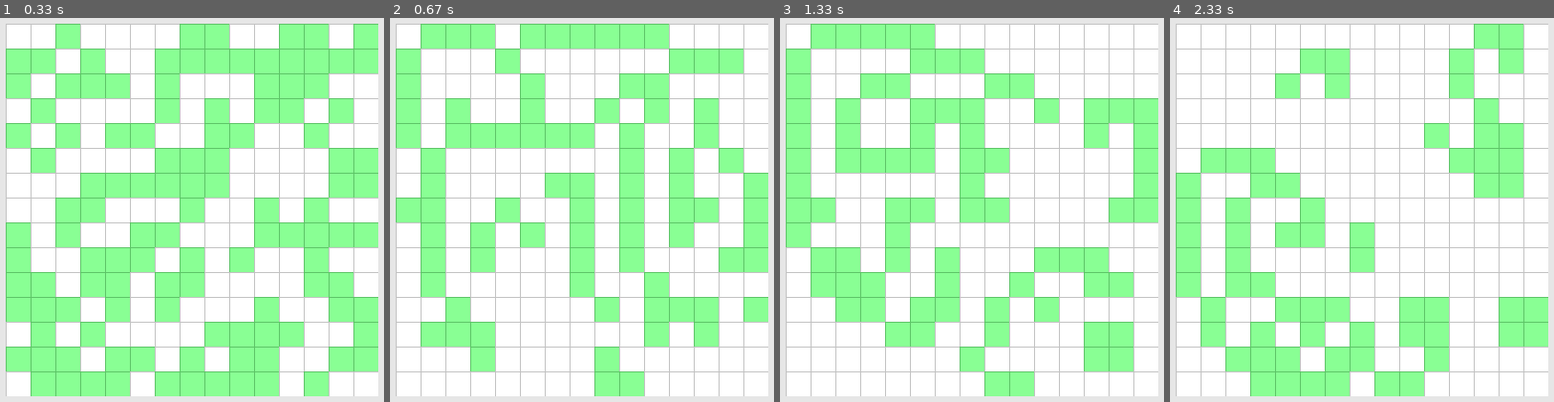
Above: before the commit, frames 1-4 (left to right).
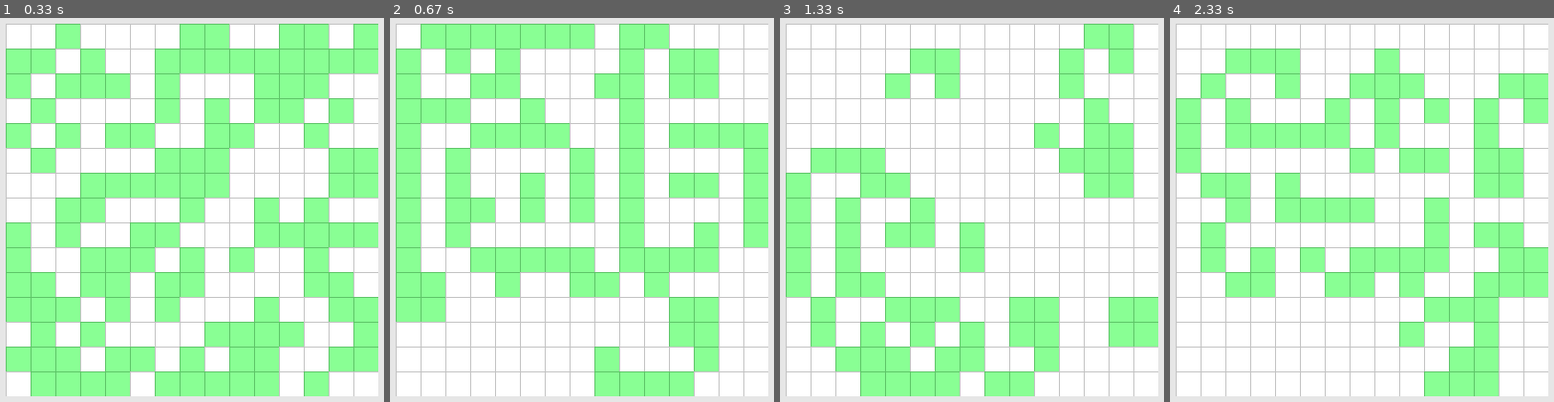
Above: after the commit, the same moments.

Repository: jeffreyruoss/Python-Pygame-Conway-s
Game: pygame game, started from game.py
Two runs of this game, one before a commit and one after it. Both use one fixed random seed, a clock stepped at 60 frames per second and the inputs below. The source is Python 2; it was converted automatically to run under Python 3.
Inputs:
- Up to frame 1 (0.33 s): no input
- Up to frame 2 (0.67 s): tap Space at 0.33 s
- Up to frame 3 (1.33 s): no input
- Up to frame 4 (2.33 s): no input

Frame 1 is identical in both runs. In frame 2, 33% of the frame differs, in the area x 1-99%, y 1-99%; in frame 3, 42%; in frame 4, 46%.

Commit message:
Create a ‘MAX’ simulation speed setting option.

Diff:
--- a/cells.py
+++ b/cells.py
@@ -89,12 +89,16 @@
 		# print self.ID, 'has', self.num_live_neighbors, 'neighbors'
 
 	def counter_timer(self, game):
-		if self.counter >= Constants.SIMULATION_SPEED:
+		if Constants.SIMULATION_SPEED == 'MAX' or Constants.SIMULATION_SPEED == 'max':
 			self.count_live_neighbors(game)
-			self.counter = 0
 			self.evolution_cycle()
 		else:
-			self.counter += 1
+			if self.counter >= Constants.SIMULATION_SPEED:
+				self.count_live_neighbors(game)
+				self.counter = 0
+				self.evolution_cycle()
+			else:
+				self.counter += 1
 
 	def evolution_cycle(self):
 		if self.image == Constants.CELL_ALIVE:
--- a/constants.py
+++ b/constants.py
@@ -5,9 +5,9 @@
 	INFO_UI_HEIGHT = 100
 	MARGIN = 50
 	SCREEN_SIZE = [LIVE_AREA_SIZE[0] + MARGIN, LIVE_AREA_SIZE[1] + INFO_UI_HEIGHT + MARGIN]
-	ROWS = 15
+	ROWS = 15 # NOTE: on my machine, it starts to run slow at 15x15 on 'MAX'
 	COLS = 15
-	SIMULATION_SPEED = 1 # 30 == 1 second
+	SIMULATION_SPEED = 'MAX' # 'MAX' (30 fps) or an integer (30 == 1 second)
 	CELL_WIDTH = LIVE_AREA_SIZE[0] / COLS
 	CELL_HEIGHT = LIVE_AREA_SIZE[1] / ROWS
 	CELL_SIZE = [CELL_WIDTH, CELL_HEIGHT]
